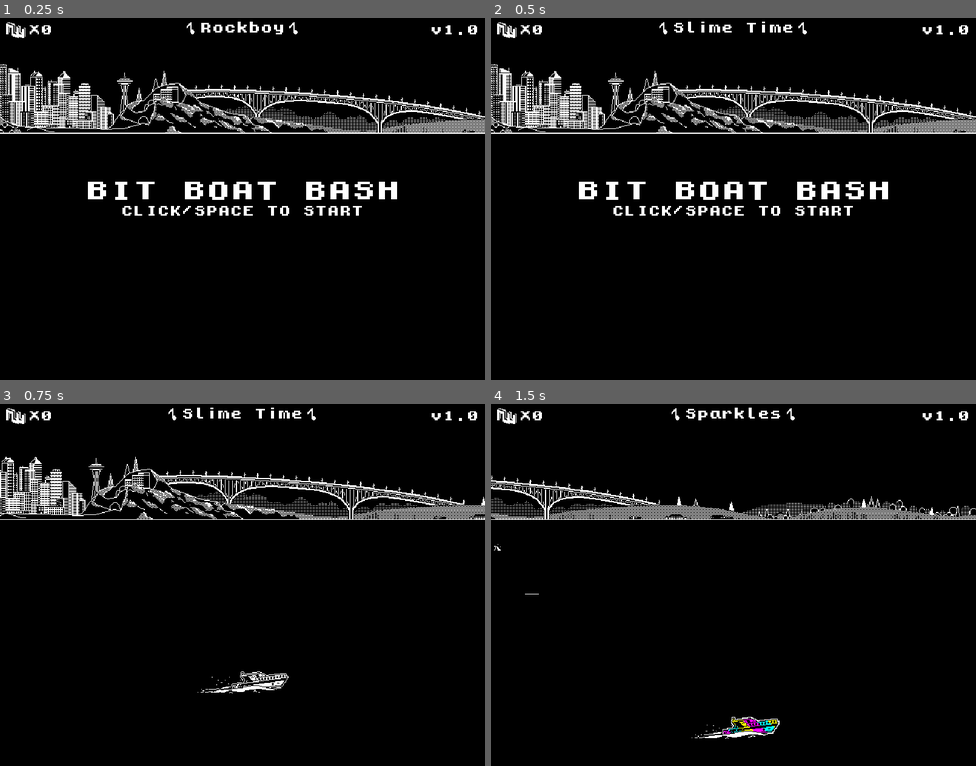
Above: before the commit, frames 1-4 (two rows, left to right).
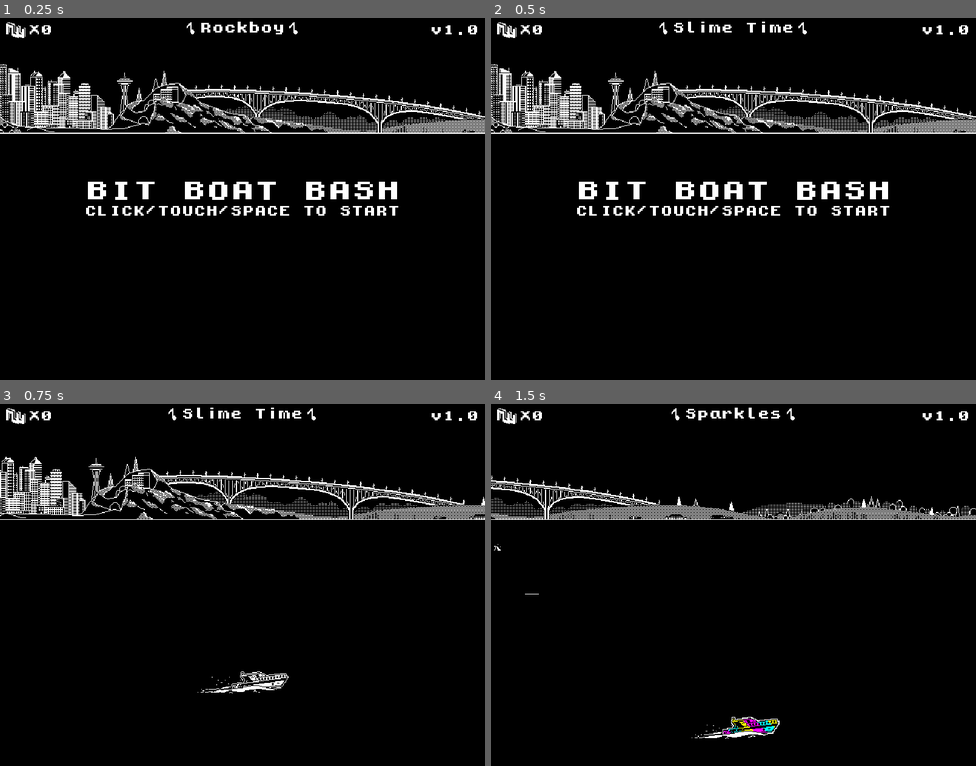
Above: after the commit, the same moments.

Repository: browncanstudios/BitBoatBash
Game: Godot game, scene res://Scenes/GameAndMusic.tscn
Two runs of this game, one before a commit and one after it. Both use one fixed random seed, a clock stepped at 60 frames per second and the inputs below. Sound files missing from this copy of the repository are replaced by a short silence.
Inputs (mouse positions are in pixels of both pictures, inside the frame that each line leads up to):
- Up to frame 1 (0.25 s): no input
- Up to frame 2 (0.5 s): no input
- Up to frame 3 (0.75 s): tap Enter at 0.5 s; move the mouse to (349, 566) at 0.52 s; hold Right (ui_right) from 0.53 s (still down); tap I at 0.6 s; click (349, 566) at 0.67 s
- Up to frame 4 (1.5 s): tap Space (ui_select) at 0.77 s; move the mouse to (636, 603) at 1.27 s; release Right (ui_right) at 1.28 s; hold Down (ui_down) from 1.28 s (still down); tap I at 1.35 s

The runs differ from the first frame. In frame 1, 0.6% of the frame differs, in the area x 17-83%, y 51-55%; in frame 2, 0.6%; in frame 3, nothing differs; in frame 4, nothing differs.

Commit message:
added text for touch control

Diff:
--- a/Scenes/GameAndMusic.tscn
+++ b/Scenes/GameAndMusic.tscn
@@ -89,7 +89,7 @@
 margin_right = 416.0
 margin_bottom = 52.0
 custom_fonts/font = SubResource( 3 )
-text = "CLICK/SPACE TO START"
+text = "CLICK/TOUCH/SPACE TO START"
 align = 1
 
 [node name="GameOverUI" type="CanvasLayer" parent="."]
@@ -100,17 +100,17 @@
 anchor_top = 0.5
 anchor_right = 0.5
 anchor_bottom = 0.5
-margin_left = -160.0
+margin_left = -208.0
 margin_top = -26.0
-margin_right = 160.0
+margin_right = 208.0
 margin_bottom = 26.0
 
 [node name="VBoxContainer" type="VBoxContainer" parent="GameOverUI/MarginContainer"]
-margin_right = 320.0
+margin_right = 416.0
 margin_bottom = 52.0
 
 [node name="LabelGameOver" type="Label" parent="GameOverUI/MarginContainer/VBoxContainer"]
-margin_right = 320.0
+margin_right = 416.0
 margin_bottom = 32.0
 custom_fonts/font = SubResource( 4 )
 text = "GAME OVER"
@@ -118,8 +118,8 @@
 
 [node name="LabelRetry" type="Label" parent="GameOverUI/MarginContainer/VBoxContainer"]
 margin_top = 36.0
-margin_right = 320.0
+margin_right = 416.0
 margin_bottom = 52.0
 custom_fonts/font = SubResource( 5 )
-text = "CLICK/SPACE TO RETRY"
+text = "CLICK/TOUCH/SPACE TO RETRY"
 align = 1
